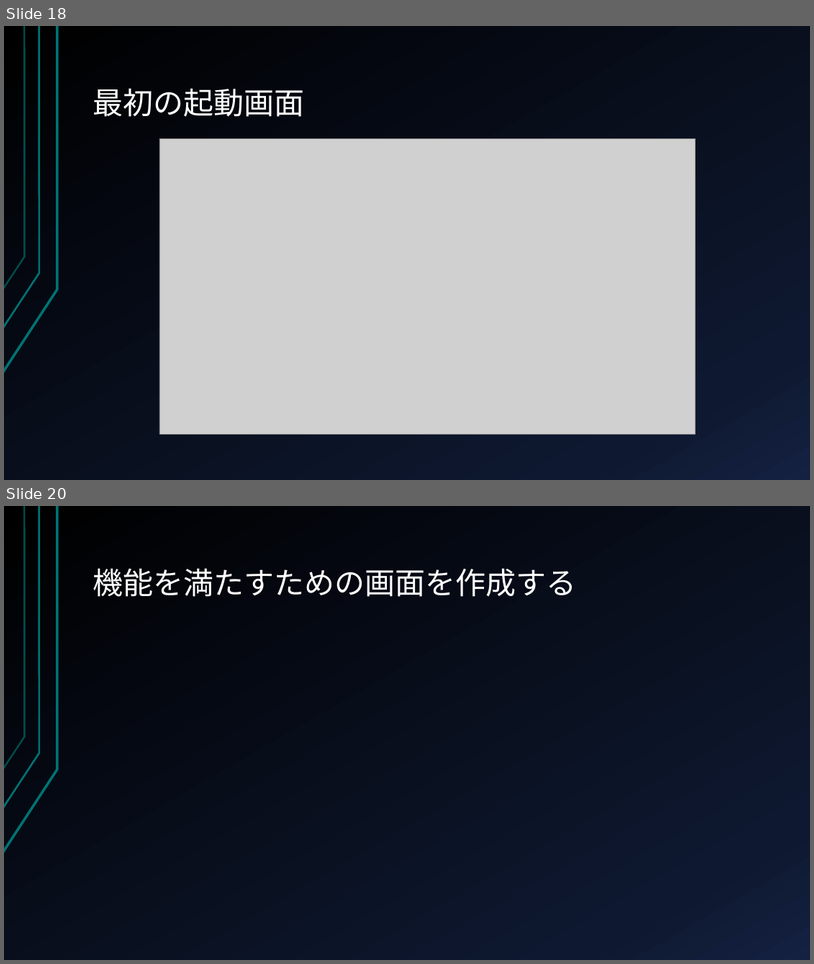
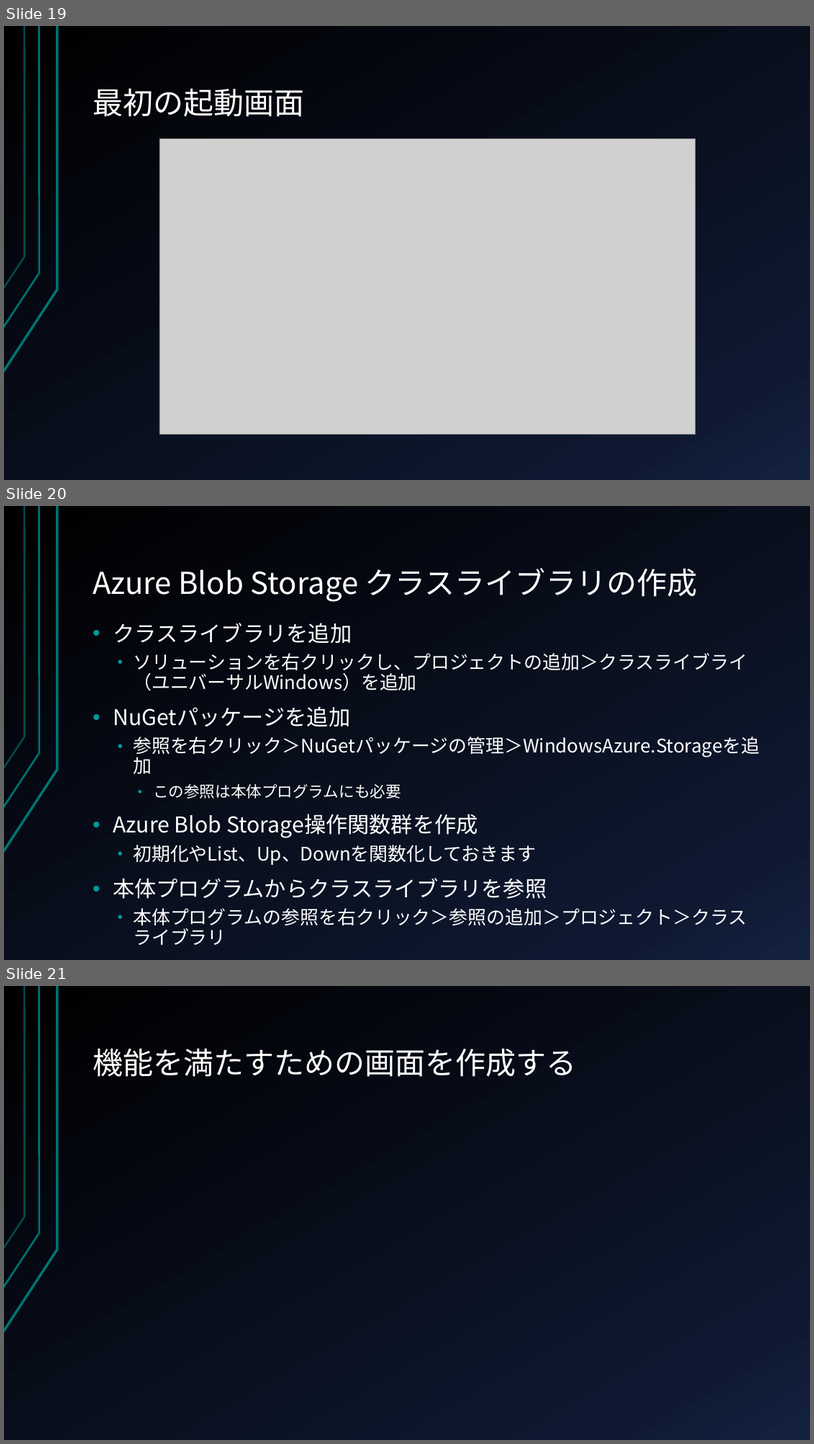
Before and after one commit to CryEarth/StorageUWPApps, a slide deck: チュートリアルなど.pptx. Shown one above the other, each under a label of ours: slides 18 and 20 before the commit, slides 19, 20 and 21 after it; the slides between them are not shown. The pictures are 814x964 and 814x1444 pixels, drawn with LibreOffice and Linux fonts; fonts in the diff are those of the drawing; grey boxes stand for pictures. Boxes give left, top, right and bottom in pixels: in the first picture for what was removed or moved away, otherwise in the second. Text is boxed around its words. In the diff, an @@ line names an element or a change of style, - is before the commit and + after.

```diff
--- a/チュートリアルなど.pptx
+++ b/チュートリアルなど.pptx
@@ slide 20 added at [4, 506, 810, 960], background gradient #000000 to #0F1931 to #142242; not listed: 3 template elements that a slide beside it also shows @@
@@ title added at [93, 568, 697, 602], 36 pt, text #FFFFFF @@
+Azure Blob Storage クラスライブラリの作成
@@ text added at [113, 623, 760, 944], 22.2 pt, text #FFFFFF @@
+• クラスライブラリを追加
+  • ソリューションを右クリックし、プロジェクトの追加＞クラスライブライ（ユニバーサルWindows）を追加
+• NuGetパッケージを追加
+  • 参照を右クリック＞NuGetパッケージの管理＞WindowsAzure.Storageを追加
+    • この参照は本体プログラムにも必要
+• Azure Blob Storage操作関数群を作成
+  • 初期化やList、Up、Downを関数化しておきます
+• 本体プログラムからクラスライブラリを参照
+  • 本体プログラムの参照を右クリック＞参照の追加＞プロジェクト＞クラスライブラリ
@@ what was slide 18 is now slide 19 @@
@@ what was slide 20 is now slide 21 @@
```
Also in this commit, not shown: 2 slides changed, 7 other files.
